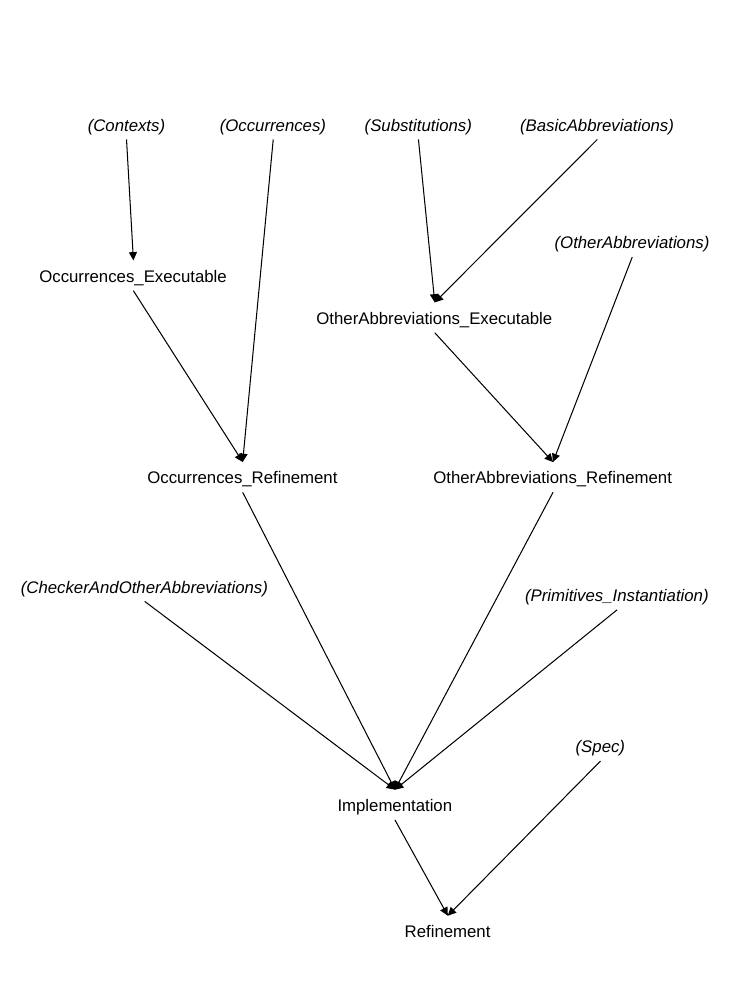
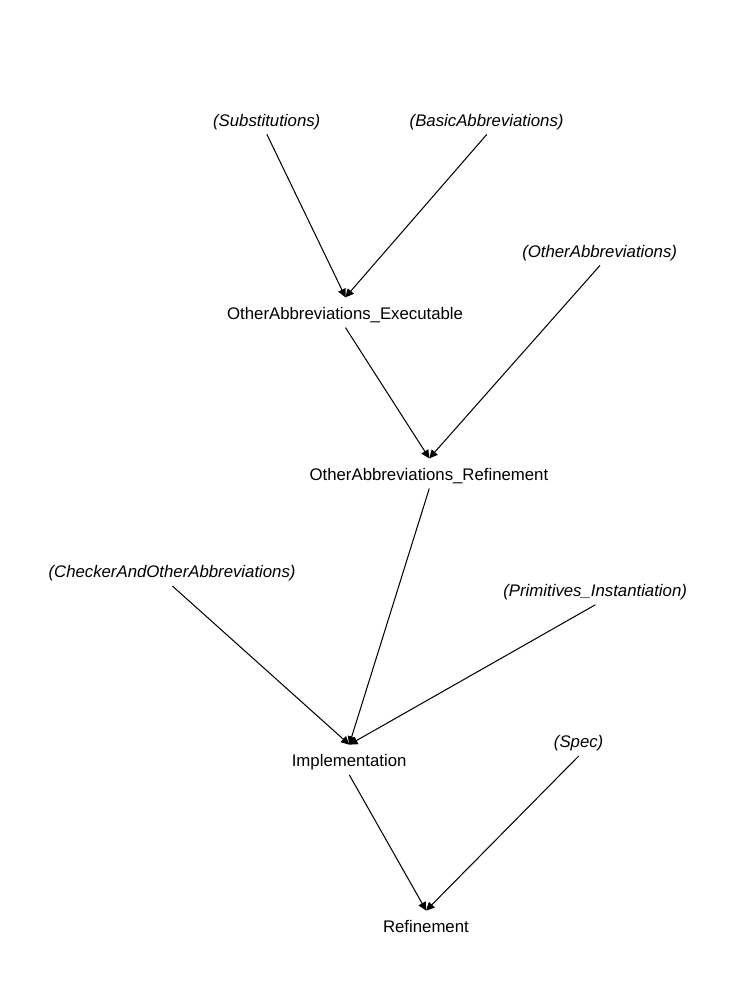
Before and after one commit to KestrelInstitute/Specware, a slide deck: slide 3 of Provers/ProofChecker/dependencies.ppt. Drawn at 756x1008 pixels with LibreOffice and Linux fonts; fonts in the diff are those of the drawing. Boxes give left, top, right and bottom in pixels: in the first picture for what was removed or moved away, otherwise in the second. Text is boxed around its words. In the diff, an @@ line names an element or a change of style, - is before the commit and + after.

```diff
--- a/Provers/ProofChecker/dependencies.ppt
+++ b/Provers/ProofChecker/dependencies.ppt
@@ text removed at [88,119,165,135] @@
-(Contexts)
@@ text "(Substitutions)": place and size @@
-text "(Substitutions)" at [365,119,472,135]
+text "(Substitutions)" at [213,114,320,130]
@@ text removed at [220,119,326,135] @@
-(Occurrences)
@@ text "(BasicAbbreviations)": place and size @@
-text "(BasicAbbreviations)" at [520,119,674,135]
+text "(BasicAbbreviations)" at [410,114,564,130]
@@ arrow removed from (127, 139) to (133, 260) @@
@@ arrow moved from (273, 139) - (243, 462) to (267, 134) - (346, 297) @@
@@ arrow moved from (418, 139) - (434, 302) to (487, 134) - (346, 297) @@
@@ arrow removed from (598, 139) to (434, 302) @@
@@ text "(OtherAbbreviations)": place and size @@
-text "(OtherAbbreviations)" at [555,236,710,252]
+text "(OtherAbbreviations)" at [522,245,677,261]
@@ arrow moved from (434, 333) - (553, 462) to (600, 265) - (429, 459) @@
@@ arrow removed from (632, 257) to (553, 462) @@
@@ text removed at [39,270,226,286] @@
-Occurrences_Executable
@@ arrow removed from (133, 290) to (243, 462) @@
@@ text "OtherAbbreviations_Executable": place and size @@
-text "OtherAbbreviations_Executable" at [316,312,552,328]
+text "OtherAbbreviations_Executable" at [227,307,463,323]
@@ arrow added from (346, 328) to (429, 459), #000000 0.74 pt @@
@@ text removed at [147,471,337,487] @@
-Occurrences_Refinement
@@ text "OtherAbbreviations_Refinement": place and size @@
-text "OtherAbbreviations_Refinement" at [433,471,672,487]
+text "OtherAbbreviations_Refinement" at [310,468,549,484]
@@ arrow moved from (243, 492) - (395, 789) to (429, 489) - (349, 745) @@
@@ arrow removed from (553, 492) to (395, 789) @@
@@ text "(CheckerAndOtherAbbreviations)": place and size @@
-text "(CheckerAndOtherAbbreviations)" at [21,581,268,597]
+text "(CheckerAndOtherAbbreviations)" at [49,565,296,581]
@@ arrow moved from (145, 602) - (395, 789) to (172, 586) - (350, 745) @@
@@ arrow moved from (617, 610) - (395, 789) to (596, 605) - (349, 745) @@
@@ text "Implementation": place and size @@
-text "Implementation" at [338,799,453,815]
+text "Implementation" at [292,754,407,770]
@@ arrow moved from (395, 820) - (448, 915) to (350, 775) - (426, 910) @@
@@ 3 texts, 1 arrow: place and size @@
-3 texts, 1 arrow at [405,589,709,937]
+3 texts, 1 arrow at [383,584,687,932]
```
Also in this commit, not shown: 22 other files.
